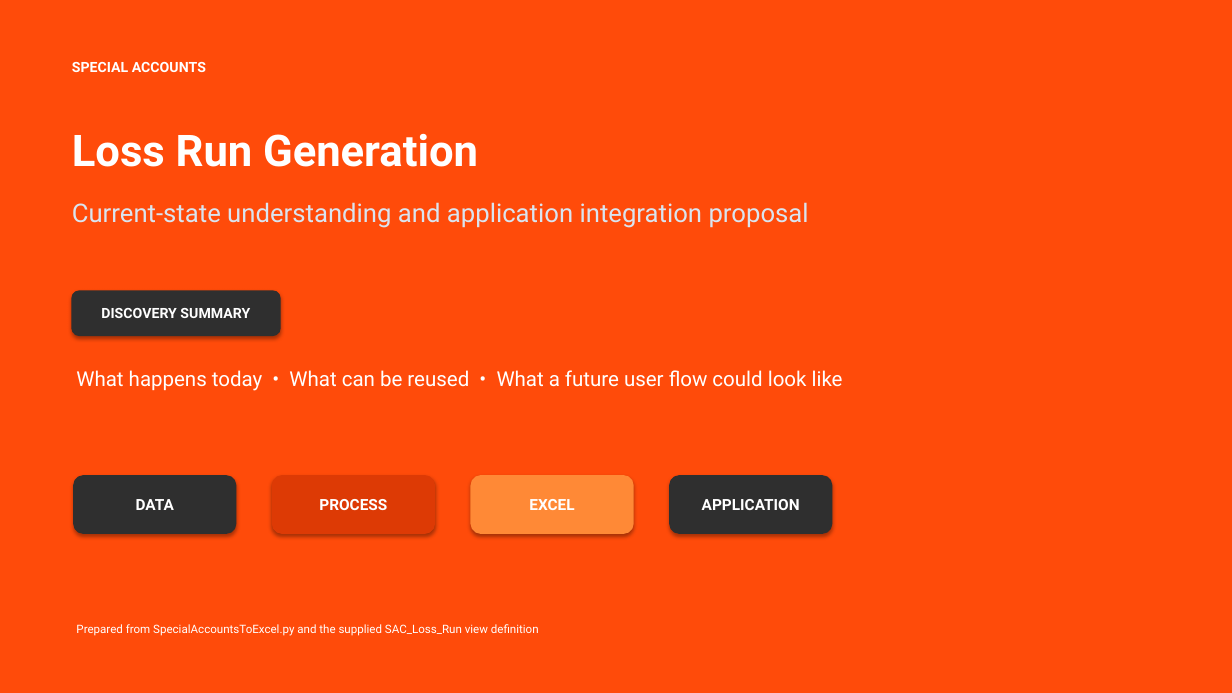
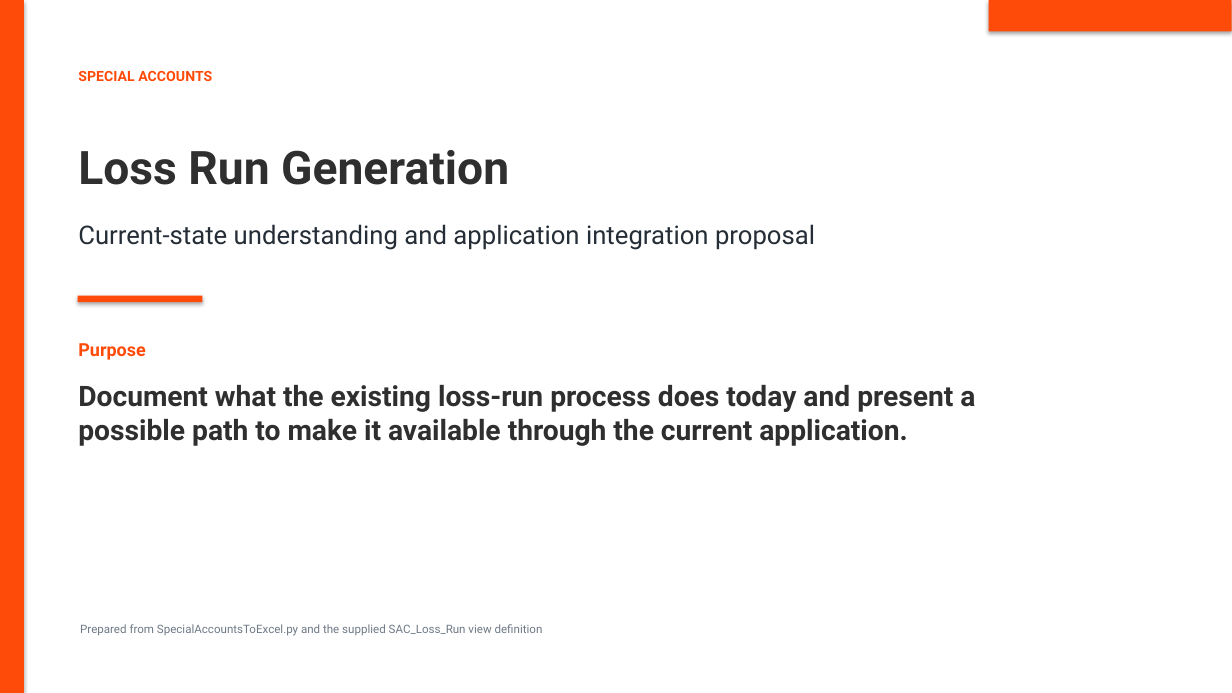
Before and after one commit to shubhambhandari29/AFFINITY, a slide deck: slide 1 of Loss_Run_Process_Understanding_and_Proposal.pptx. Drawn at 1232x693 pixels with LibreOffice and Linux fonts; fonts in the diff are those of the drawing. Boxes give left, top, right and bottom in pixels: in the first picture for what was removed or moved away, otherwise in the second. Text is boxed around its words. In the diff, an @@ line names an element or a change of style, - is before the commit and + after.

```diff
--- a/Loss_Run_Process_Understanding_and_Proposal.pptx
+++ b/Loss_Run_Process_Understanding_and_Proposal.pptx
@@ background #FF4B0A to #FFFFFF @@
@@ rectangle added at (0,0,24,693), fill #FF4B0A @@
@@ rectangle added at (989,0,1232,31), fill #FF4B0A @@
@@ text "SPECIAL ACCOUNTS": place and size @@
-text "SPECIAL ACCOUNTS" at (72,62,206,72)
+text "SPECIAL ACCOUNTS" at (78,71,212,81)
@@ text "SPECIAL ACCOUNTS" at (78,71,212,81): text colour #FFFFFF to #FF4B0A @@
@@ text "Loss Run Generation": place and size @@
-text "Loss Run Generation" at (72,134,478,167)
+text "Loss Run Generation" at (78,150,509,185)
@@ text "Loss Run Generation" at (78,150,509,185): size 34 to 36 pt, text colour #FFFFFF to #2F2F2F @@
@@ text "Current-state understanding and application integration ...": place and size @@
-text "Current-state understanding and application integration ..." at (72,202,809,228)
+text "Current-state understanding and application integration ..." at (78,224,815,250)
@@ text "Current-state understanding and application integration ..." at (78,224,815,250): text colour #DAE4EF to #252D36 @@
@@ rounded rectangle removed at (72,291,280,335) @@
-DISCOVERY SUMMARY
@@ rectangle added at (78,296,202,302), fill #FF4B0A @@
@@ text added at (78,343,145,360), 14 pt, text #FF4B0A, bold @@
+Purpose
@@ text removed at (76,370,843,391) @@
-What happens today • What can be reused • What a future user flow could look like
@@ text added at (78,385,975,446), 22 pt, text #2F2F2F, bold @@
+Document what the existing loss-run process does today and present a possible path to make it available through the current application.
@@ rounded rectangle removed at (74,476,236,533) @@
-DATA
@@ rounded rectangle removed at (273,476,434,533) @@
-PROCESS
@@ rounded rectangle removed at (471,476,633,533) @@
-EXCEL
@@ rounded rectangle removed at (670,476,832,533) @@
-APPLICATION
@@ text "Prepared from SpecialAccountsToExcel.py and the ..." at (80,624,543,636): text colour #FFFFFF to #6F7A86 @@
```
Also in this commit, not shown: 4 other slides changed, 1 other file.
